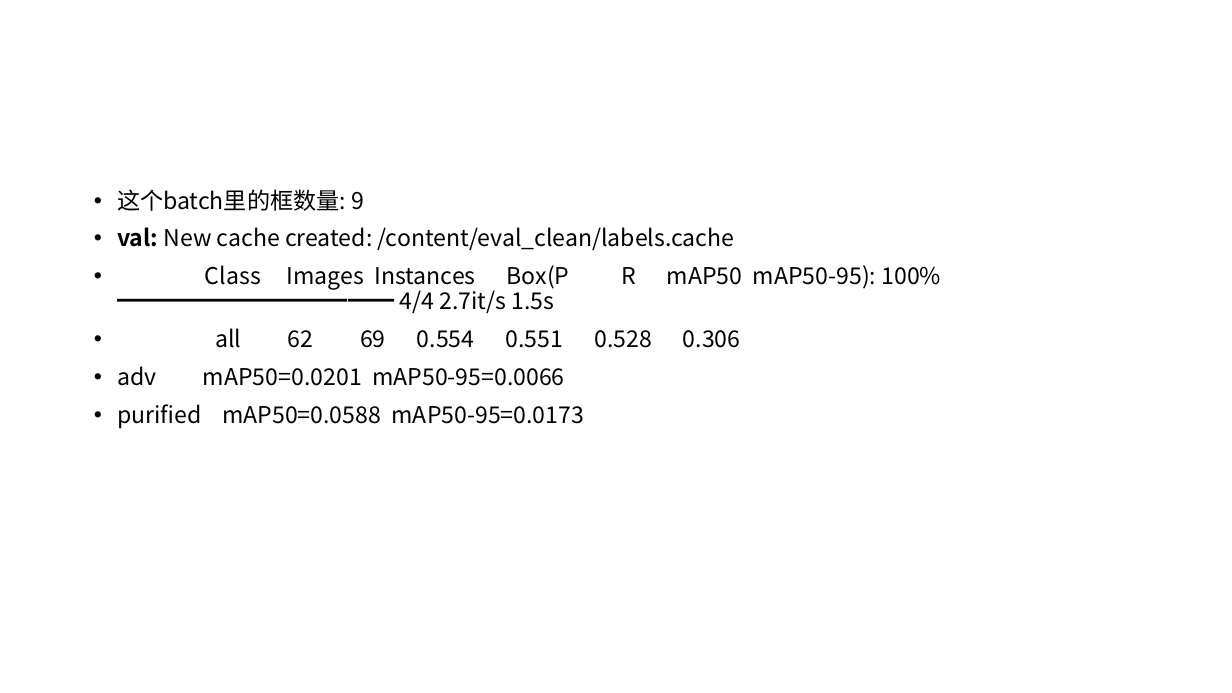
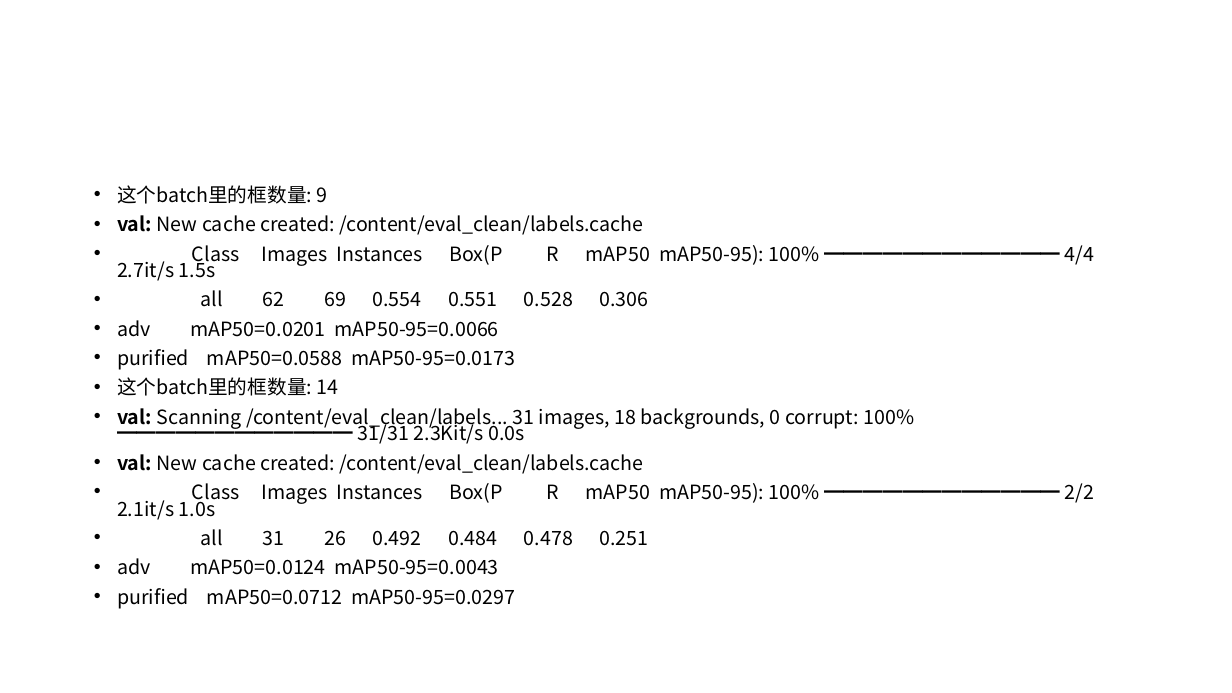
Before and after one commit to lulutianyi/CRIS, a slide deck: slide 4 of CRIS_week16.pptx (slide 5 before the commit). Drawn at 1232x693 pixels with LibreOffice and Linux fonts; fonts in the diff are those of the drawing. Boxes give left, top, right and bottom in pixels: in the first picture for what was removed or moved away, otherwise in the second. Text is boxed around its words. In the diff, an @@ line names an element or a change of style, - is before the commit and + after.

```diff
--- a/CRIS_week16.pptx
+++ b/CRIS_week16.pptx
@@ text at [117, 185, 1095, 370]: size 18 to 15.3 pt in "这个batch里的框数量: 9", "val: New cache created: /content/eval_clean/labels.cache", "Class Images Instances Box(P R mAP50 mAP50-95): ...", "all 62 69 0.554 0.551 0.528 0.306" and 2 more places; line spacing 0.9 to 0.7 @@
@@ text at [117, 377, 1095, 609]: paragraphs added @@
+• 这个batch里的框数量: 14
+• val: Scanning /content/eval_clean/labels... 31 images, 18 backgrounds, 0 corrupt: 100% ━━━━━━━━━━━━ 31/31 2.3Kit/s 0.0s
+• val: New cache created: /content/eval_clean/labels.cache
+• Class Images Instances Box(P R mAP50 mAP50-95): 100% ━━━━━━━━━━━━ 2/2 2.1it/s 1.0s
+• all 31 26 0.492 0.484 0.478 0.251
+• adv mAP50=0.0124 mAP50-95=0.0043
+• purified mAP50=0.0712 mAP50-95=0.0297
```
Also in this commit, not shown: 4 slides added, 5 slides removed, 1 other file.
